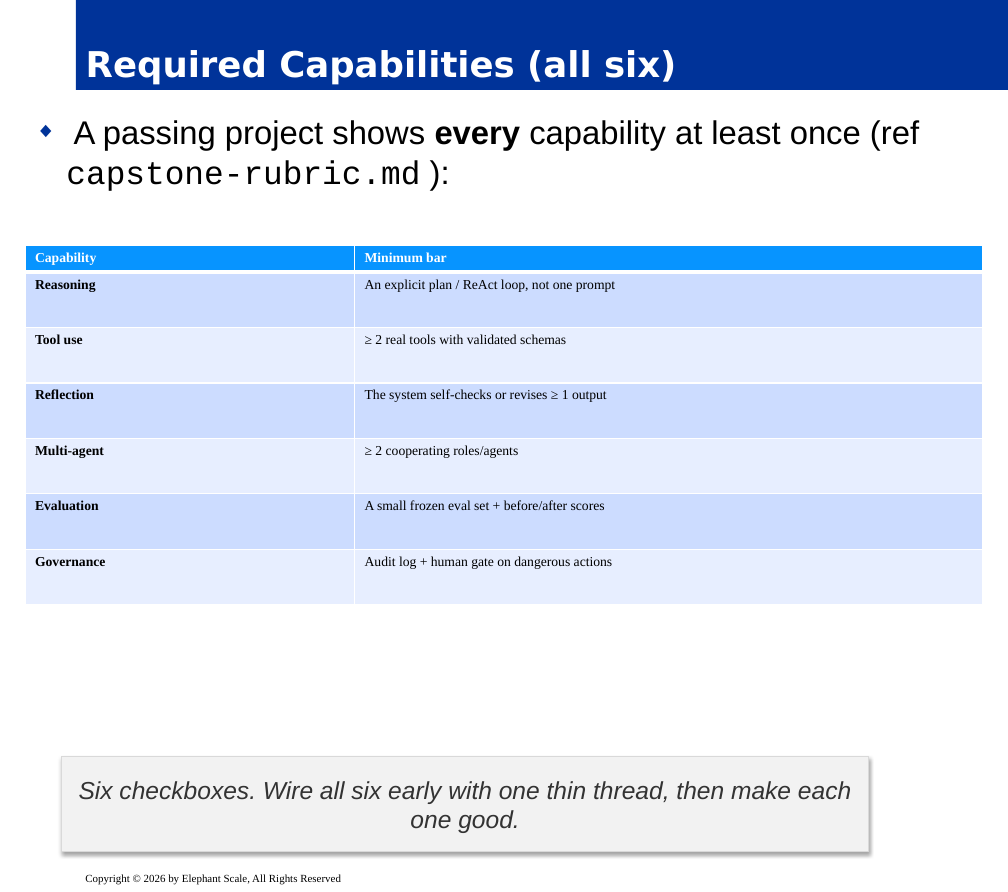
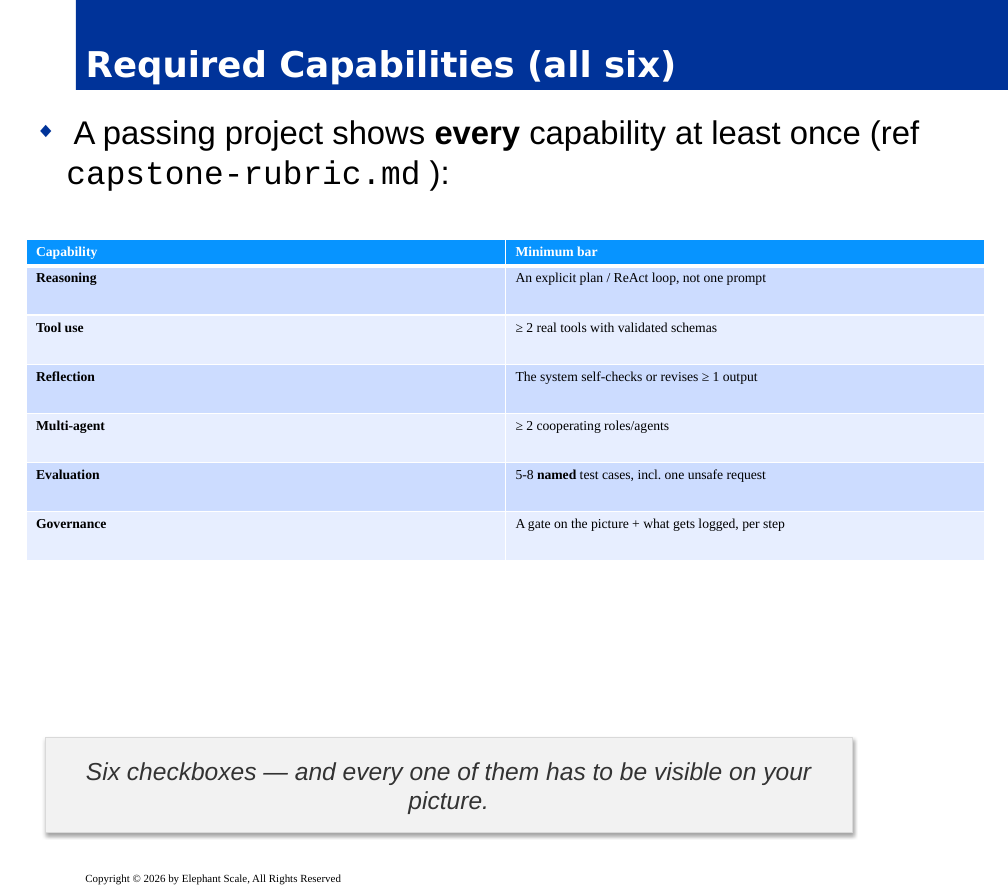
Before and after one commit to elephantscale/Building-Agentic-AI, a slide deck: slide 3 of slides/release/14-capstone.pptx. Drawn at 1008x892 pixels with LibreOffice and Linux fonts; fonts in the diff are those of the drawing; background and template pictures are left out. Boxes give left, top, right and bottom in pixels: in the first picture for what was removed or moved away, otherwise in the second. Text is boxed around its words. In the diff, an @@ line names an element or a change of style, - is before the commit and + after.

```diff
--- a/slides/release/14-capstone.pptx
+++ b/slides/release/14-capstone.pptx
@@ table at (x1=27, y1=240, x2=986, y2=653) @@
-row 6, column 2: A small frozen eval set + before/after scores
+row 6, column 2: 5-8 named test cases, incl. one unsafe request
-row 7, column 2: Audit log + human gate on dangerous actions
+row 7, column 2: A gate on the picture + what gets logged, per step
@@ table resized from (x1=26, y1=246, x2=982, y2=619) to (x1=27, y1=240, x2=986, y2=653) @@
@@ rectangle "Six checkboxes — and every ..." moved from (x1=61, y1=757, x2=868, y2=852) to (x1=45, y1=739, x2=853, y2=833) @@
@@ text in rectangle at (x1=86, y1=762, x2=811, y2=814): text changed @@
-Six checkboxes. Wire all six early with one thin thread, then make each one good.
+Six checkboxes — and every one of them has to be visible on your picture.
```
Also in this commit, not shown: 9 other slides changed, 5 slides added, 3 slides removed.
